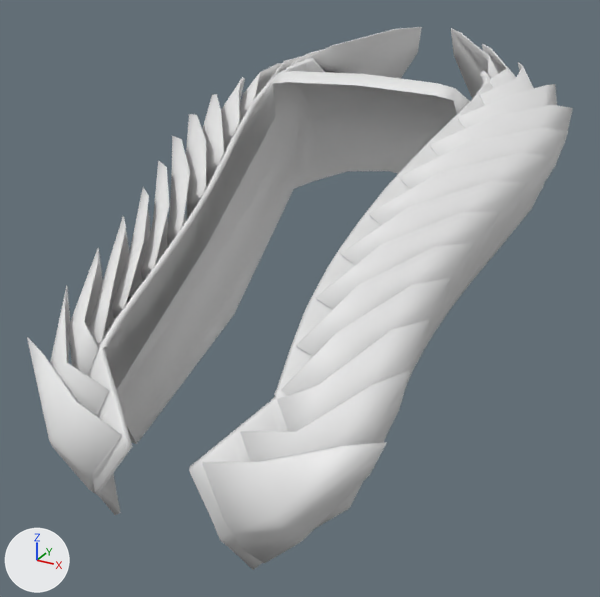
An edit to the OBJ model data/assets/meshes/armour-lvl1.obj, drawn before and after from the same camera.
Before and after are seen from a 50 mm camera at (4.5, -7.78, 3.41) aimed at (-0.14, 0.66, -0.81). The axes (+X, +Y, +Z) are drawn at lower left. The lights are the same throughout. Where no turn or scale is listed for an object, it has been applied to the vertices.

Names of what the first picture shows: 'Armour-lvl1-2_Plane.015', 'Plane.006_Plane.008'.
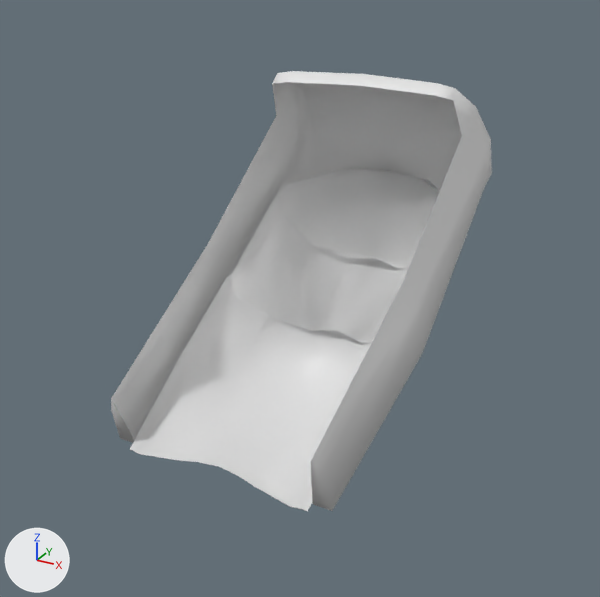
The change, as JSON lines over the scene's bpy script:
```json
{"block": "me_armour_lvl1_2_plane_015", "where": "# used by ob_armour_lvl1_2_plane_015; location = (0.0, 0.0, 0.0)"}
{"op": "remove", "block": "me_armour_lvl1_2_plane_015", "code": "me_armour_lvl1_2_plane_015.from_pydata(...)  # 54 vertices, 84 faces; spans x -1.49..1.49, y -1.69..3.14, z -2.09..1.78"}
{"op": "add", "block": "me_armour_lvl1_2_plane_015", "code": "me_armour_lvl1_2_plane_015.from_pydata(...)  # 131 vertices, 208 faces; spans x -1.49..1.49, y -1.69..3.14, z -2.11..1.78"}
{"block": "me_armour_lvl1_2_plane_015", "change": "me_armour_lvl1_2_plane_015 part 1: a new loose piece of 77 vertices spanning x -1.35..1.35, y -1.62..3.11, z -2.11..0.38"}
{"op": "remove", "block": "ob_plane_006_plane_008", "code": ["ob_plane_006_plane_008 = bpy.data.objects.new('Plane.006_Plane.008', me_plane_006_plane_008)", "ob_plane_006_plane_008.location = (0.0, 0.0, 0.0)"]}
```

Pixel boxes (x1, y1, x2, y2) of what changed, in the pictures (600 x 597 px):
```json
{"object": "Plane.006_Plane.008", "change": "deleted", "before": [27, 27, 573, 570]}
{"object": "Armour-lvl1-2_Plane.015", "change": "reshaped", "before": [117, 71, 470, 444], "after": [111, 71, 492, 511]}
{"part": 1, "of": "me_armour_lvl1_2_plane_015", "change": "added", "after": [129, 169, 440, 511]}
```
